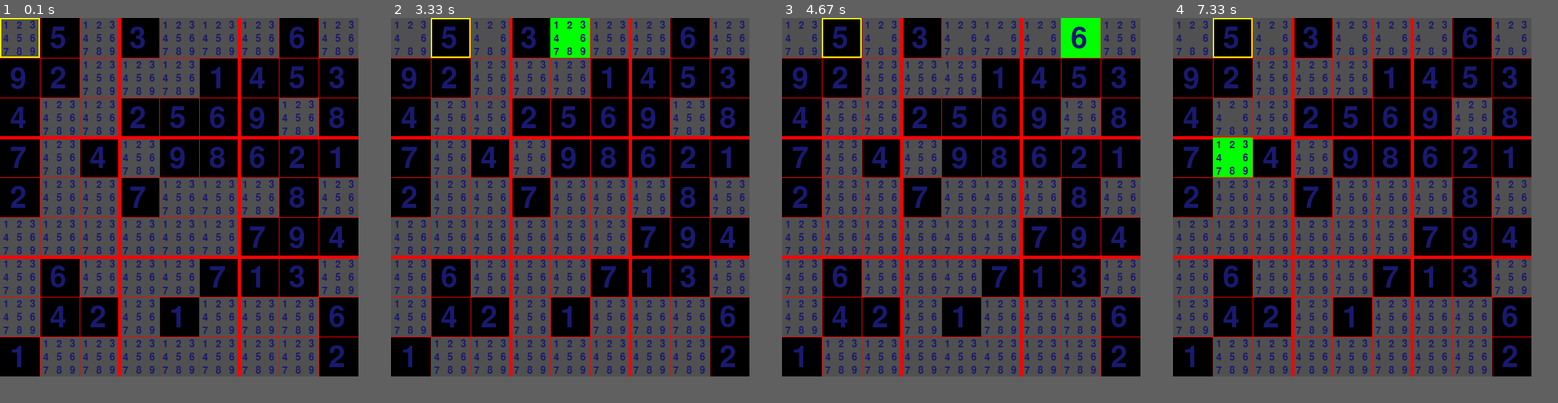
Above: before the commit, frames 1-4 (left to right).
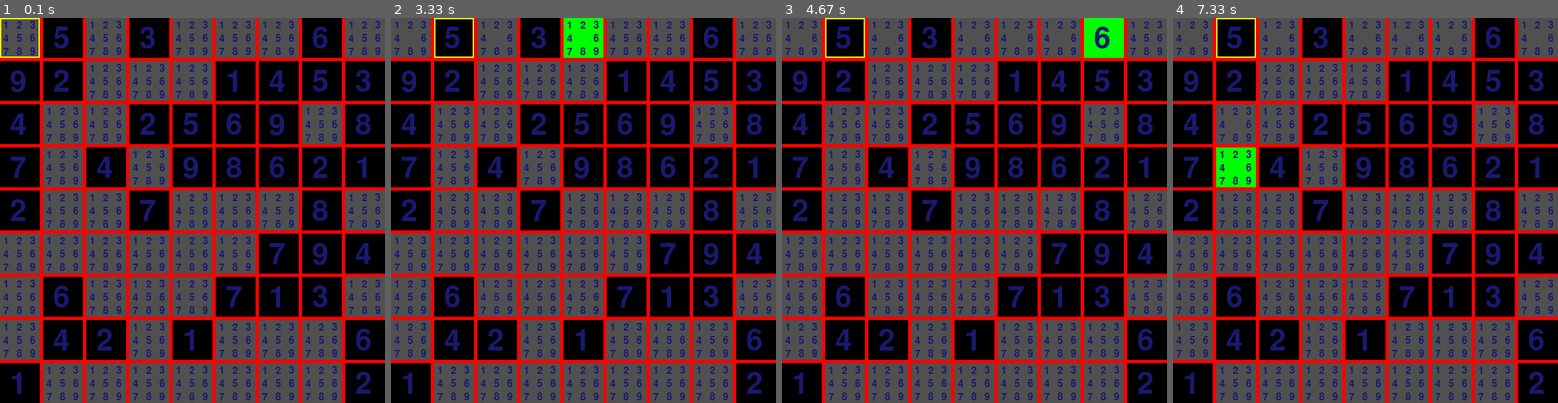
Above: after the commit, the same moments.

Repository: bobbarnes1981/PyGameSudoku
Game: pygame game, started from sudoku/__main__.py
Same seed, same stepped clock (60 frames per second), same inputs: the game is played once before the commit and once after it.
Inputs:
- Up to frame 1 (0.1 s): no input
- Up to frame 2 (3.33 s): no input
- Up to frame 3 (4.67 s): no input
- Up to frame 4 (7.33 s): no input
The window is 540x540 before the commit and 580x580 after it. Grey fills any space a smaller window leaves; there, only what the larger window draws over its background counts as a difference.

The runs differ from the first frame. In frame 1, 49% of the frame differs, in the area x 0-100%, y 0-100%; in frame 2, 49%; in frame 3, 49%; in frame 4, 49%.

Commit message:
use lines of same thickness

Diff:
--- a/sudoku/__main__.py
+++ b/sudoku/__main__.py
@@ -11,10 +11,15 @@
 COL_TEXT = (25,25,112)
 COL_YELLOW = (255,255,0)
 DELAY = 0.5
-CELL_THICKNESS = 1
-GRID_THICKNESS = 5
-
-# TODO: incorporate cell wall thickness into render
+CELL_THICKNESS = 5
+GRID_THICKNESS = 11
+
+# TODO: incorporate grid wall thickness into render
+
+if CELL_THICKNESS%2 == 0:
+    raise Exception("CELL_THICKNESS must be odd")
+if GRID_THICKNESS%2 == 0:
+    raise Exception("GRID_THICKNESS must be odd")
 
 TEST_DATA = [
     [0,5,0,3,0,0,0,6,0],
@@ -32,7 +37,7 @@
     def __init__(self):
         self._running = True
         self._display_surf = None
-        self._size = ((cell_width*9*3), (cell_height*9*3))
+        self._size = ((cell_width*9*3)+(8*CELL_THICKNESS), (cell_height*9*3)+(8*CELL_THICKNESS))
         self._grid = Grid()
         self._time = time.time()
         self._counter = 0
@@ -164,8 +169,8 @@
         self.draw_numbers()
         pygame.display.update()
     def draw_check_cell(self):
-        left = cell_width*3*self._check_cell_col
-        top = cell_height*3*self._check_cell_row
+        left = (cell_width*3*self._check_cell_col)+(self._check_cell_col*CELL_THICKNESS)
+        top = (cell_height*3*self._check_cell_row)+(self._check_cell_row*CELL_THICKNESS)
         width = cell_width*3
         height = cell_height*3
         pygame.draw.rect(self._display_surf, COL_YELLOW, (left, top, width, height), 2)
@@ -173,34 +178,34 @@
         if not self._render_check:
             return
         if self._checking == "COL":
-            left = cell_width*3*self._check_cell_col
-            top = cell_height*3*self._counter_row
+            left = (cell_width*3*self._check_cell_col)+(self._check_cell_col*CELL_THICKNESS)
+            top = (cell_height*3*self._counter_row)+(self._counter_row*CELL_THICKNESS)
         if self._checking == "ROW":
-            left = cell_width*3*self._counter_col
-            top = cell_height*3*self._check_cell_row
+            left = (cell_width*3*self._counter_col)+(self._counter_col*CELL_THICKNESS)
+            top = (cell_height*3*self._check_cell_row)+(self._check_cell_row*CELL_THICKNESS)
         if self._checking == "SUB":
             (row_val, col_val) = self.get_sub_vals()
-            left = cell_width*3*col_val
-            top = cell_height*3*row_val
+            left = (cell_width*3*col_val)+(col_val*CELL_THICKNESS)
+            top = (cell_height*3*row_val)+(row_val*CELL_THICKNESS)
         width = cell_width*3
         height = cell_height*3
         pygame.draw.rect(self._display_surf, (0,255,0), (left, top, width, height), 0)
     def draw_lines(self):
-        right = (cell_width*9*3)
-        bottom = (cell_height*3*9)
+        right = (cell_width*9*3)+(8*CELL_THICKNESS)
+        bottom = (cell_height*3*9)+(8*CELL_THICKNESS)
         for row in range(1, 9):
-            v_line = (cell_height*3*row)
-            pygame.draw.line(self._display_surf, (255,0,0), (0,v_line), (right,v_line), GRID_THICKNESS if row % 3 == 0 else CELL_THICKNESS)
+            v_line = (cell_height*3*row)+(row*CELL_THICKNESS)-(CELL_THICKNESS//2)-1
+            pygame.draw.line(self._display_surf, (255,0,0), (0,v_line), (right,v_line), CELL_THICKNESS if row % 3 == 0 else CELL_THICKNESS)
             for col in range(1, 9):
-                h_line = (cell_width*3*col)
-                pygame.draw.line(self._display_surf, (255,0,0), (h_line, 0), (h_line,bottom), GRID_THICKNESS if col % 3 == 0 else CELL_THICKNESS)
+                h_line = (cell_width*3*col)+(col*CELL_THICKNESS)-(CELL_THICKNESS//2)-1
+                pygame.draw.line(self._display_surf, (255,0,0), (h_line, 0), (h_line,bottom), CELL_THICKNESS if col % 3 == 0 else CELL_THICKNESS)
     def draw_numbers(self):
         for row in range(0, 9):
             for col in range(0, 9):
                 self.draw_number(row, col)
     def draw_number(self, row, col):
-        x = (cell_width*3*col)
-        y = (cell_height*3*row)
+        x = (cell_width*3*col)+(col*CELL_THICKNESS)
+        y = (cell_height*3*row)+(row*CELL_THICKNESS)
         if self._grid.is_complete_cell(row, col):
             x += 15
             y += 10
@@ -219,14 +224,13 @@
         for row in range(0, 9):
             for col in range(0, 9):
                 self.draw_cell(row, col)
-            #exit()
     def draw_cell(self, row, col):
         if self._grid.is_complete_cell(row, col):
             colour = (0,0,0)
         else:
             colour = (80,80,80)
-        left = (cell_width*3*(col))
-        top = (cell_height*3*(row))
+        left = (cell_width*3*(col))+(col*CELL_THICKNESS)
+        top = (cell_height*3*(row))+(row*CELL_THICKNESS)
         width = cell_width*3
         height = cell_height*3
         pygame.draw.rect(self._display_surf, colour, (left, top, width, height), 0)
